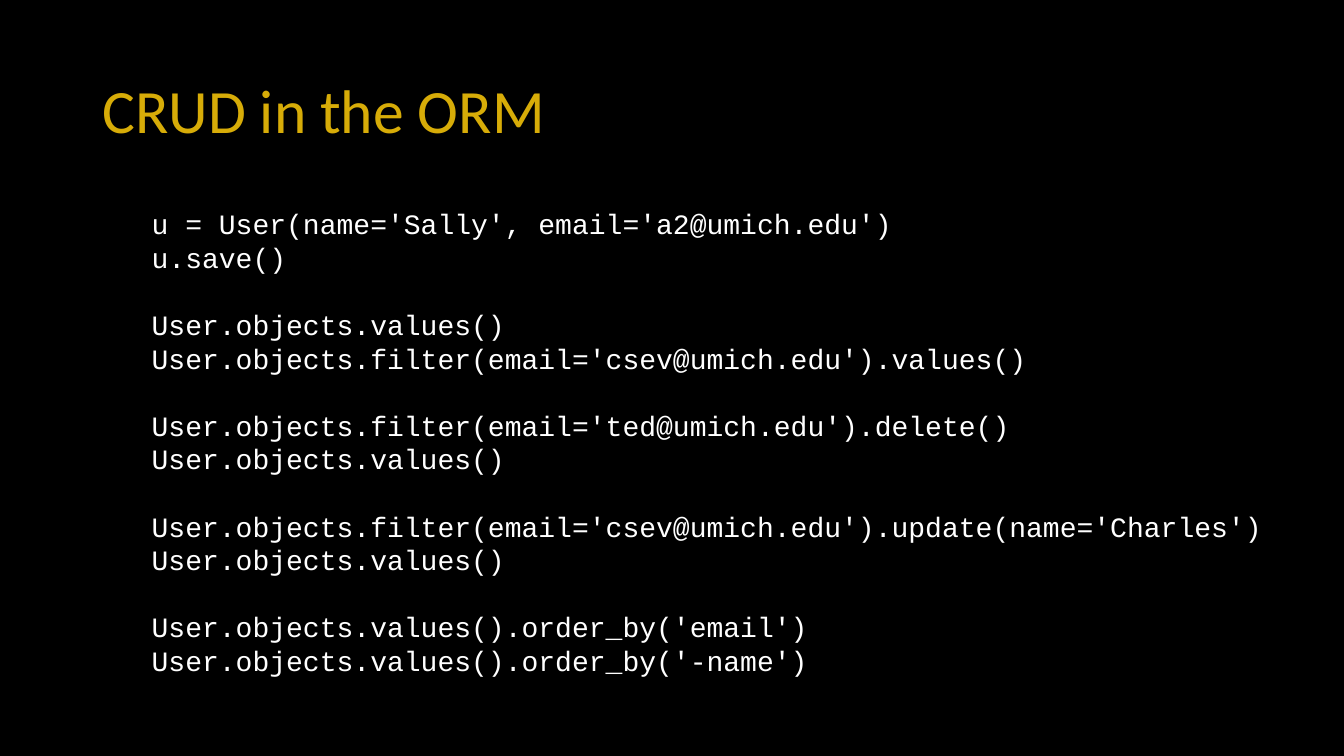
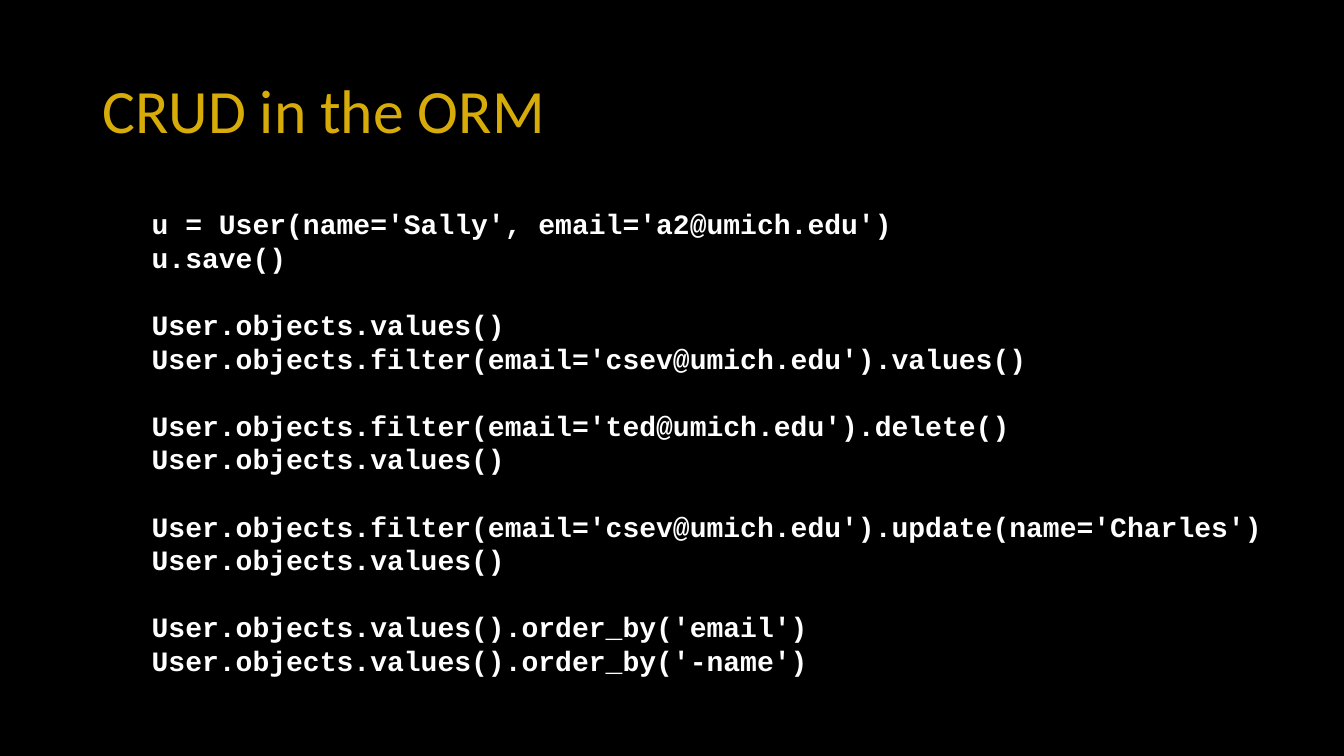
Before and after one commit to csev/dj4e, a slide deck: slide 12 of lectures/DJ-02-Model-Single.pptx. Drawn at 1344x756 pixels with LibreOffice and Linux fonts; fonts in the diff are those of the drawing. Boxes give left, top, right and bottom in pixels: in the first picture for what was removed or moved away, otherwise in the second. Text is boxed around its words. In the diff, an @@ line names an element or a change of style, - is before the commit and + after.

```diff
--- a/lectures/DJ-02-Model-Single.pptx
+++ b/lectures/DJ-02-Model-Single.pptx
@@ text "u = User(name='Sally', email='a2@umich.edu')" at (x1=152, y1=214, x2=1262, y2=677): bold on @@
```
Also in this commit, not shown: 1 other slide changed.
